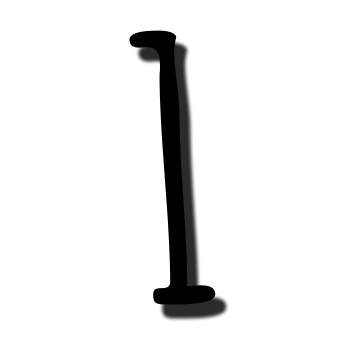
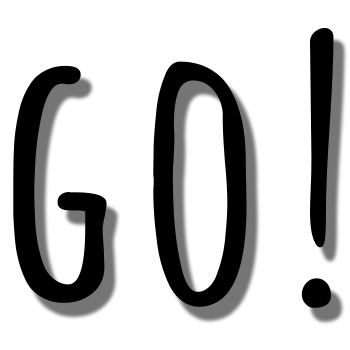
Before/after of a 350x350 layered artwork. What changed in the layer stack:
renamed "1" to "3", hid it, painted on it over [129, 30, 216, 307]
renamed "go" to "go!", showed it, painted on it over [13, 28, 334, 325]
